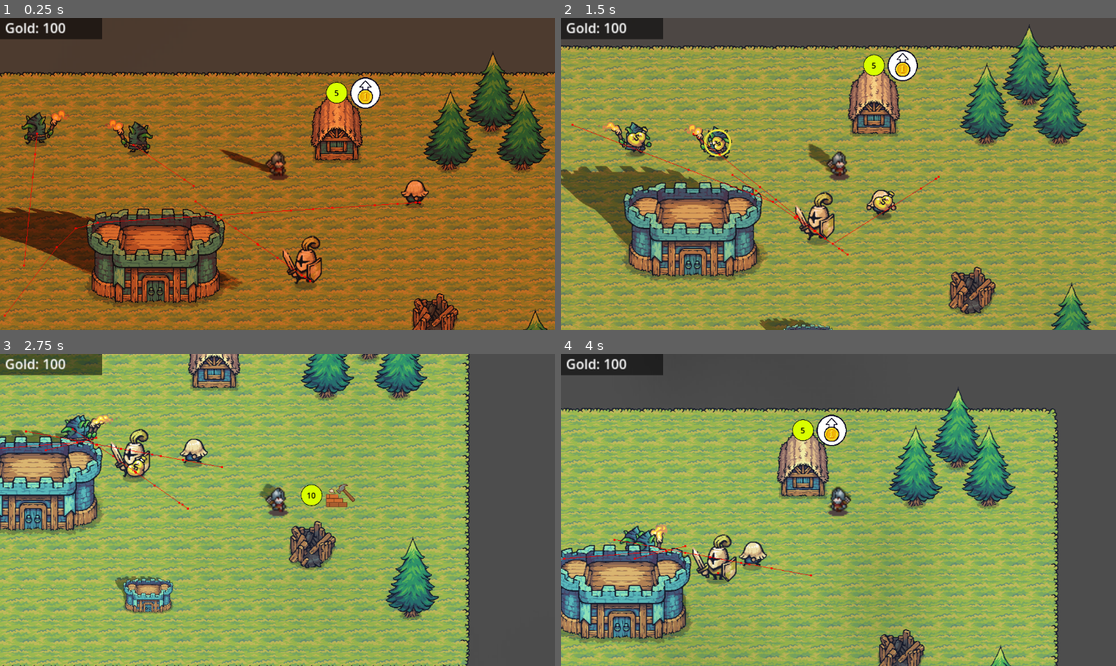
Above: before the commit, frames 1-4 (two rows, left to right).
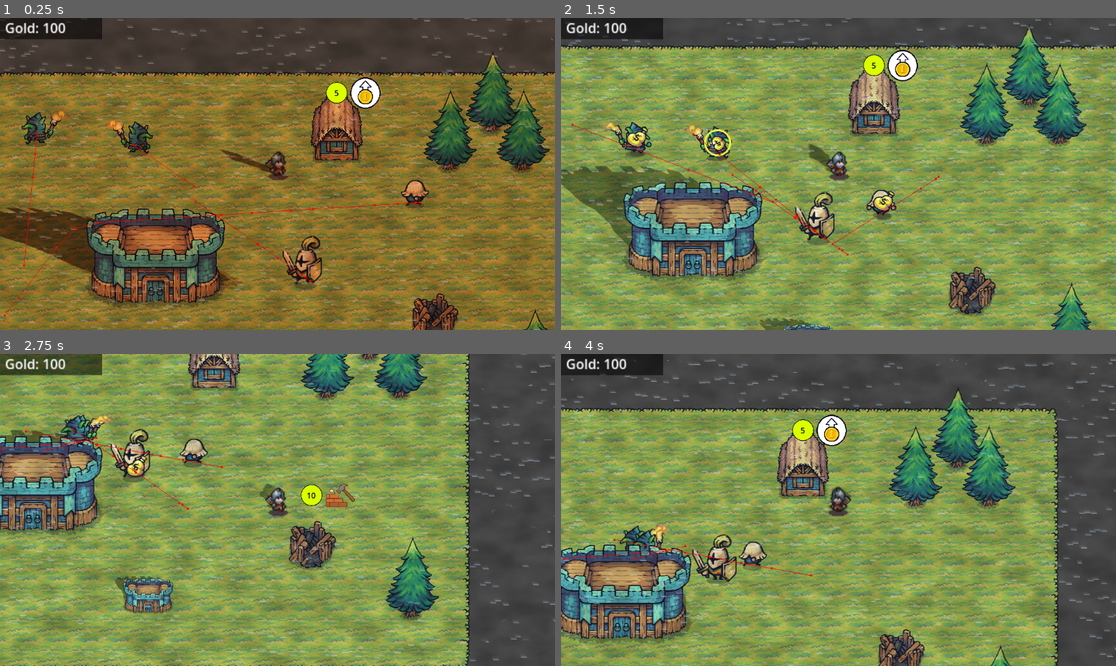
Above: after the commit, the same moments.

Repository: achotai2/battle-game-2D-proto
Game: Godot game, scene res://Scenes/main.tscn
Same seed, same stepped clock (60 frames per second), same inputs: the game is played once before the commit and once after it.
Inputs (mouse positions are in pixels of both pictures, inside the frame that each line leads up to):
- Up to frame 1 (0.25 s): no input
- Up to frame 2 (1.5 s): move the mouse to (960, 158) at 0.52 s; hold Right (move_right) 0.53-1.28 s; tap Ctrl (attack) at 0.6 s; move the mouse to (727, 189) at 1.27 s; hold S (move_down) from 1.28 s (still down); click (727, 189) at 1.35 s
- Up to frame 3 (2.75 s): move the mouse to (333, 441) at 2.02 s; release S (move_down) at 2.03 s; hold Right (move_right) from 2.03 s (still down); tap Space (interact) at 2.1 s
- Up to frame 4 (4 s): move the mouse to (810, 572) at 2.77 s; release Right (move_right) at 2.78 s; hold W (move_up) 2.78-3.53 s; tap Ctrl (attack) at 2.85 s; move the mouse to (1005, 556) at 3.52 s; hold A (move_left) from 3.53 s (still down); click (1005, 556) at 3.6 s

The runs differ from the first frame. In frame 1, 19% of the frame differs, in the area x 0-100%, y 0-100%; in frame 2, 22%; in frame 3, 25%; in frame 4, 21%.

Commit message:
Added rain effect.

Diff:
--- a/Scenes/Buildings/castle.tscn
+++ b/Scenes/Buildings/castle.tscn
@@ -54,6 +54,7 @@
 
 [node name="ShadowSprite" type="Sprite2D" parent="Sprites"]
 material = SubResource("ShaderMaterial_mx46n")
+scale = Vector2(0.9, 1)
 texture = ExtResource("1_ayoda")
 offset = Vector2(0, -80)
 script = ExtResource("4_40flp")
--- a/Scenes/main.tscn
+++ b/Scenes/main.tscn
@@ -14,6 +14,7 @@
 [ext_resource type="PackedScene" uid="uid://d4k6usdi8l0w0" path="res://Scenes/UI/GoldUI.tscn" id="10_hptm8"]
 [ext_resource type="Shader" uid="uid://clbugf03j2rkc" path="res://Scripts/Shaders/cloud.gdshader" id="13_fdnlq"]
 [ext_resource type="Script" uid="uid://bvlh6f3r7x1kb" path="res://Scripts/Resources/point_light_2d.gd" id="14_jkdf5"]
+[ext_resource type="Shader" uid="uid://d1flwqvfy5jwu" path="res://Scripts/Shaders/rain.gdshader" id="14_wsu2k"]
 
 [sub_resource type="TileSetAtlasSource" id="TileSetAtlasSource_6bp64"]
 texture = ExtResource("1_jjgbg")
@@ -198,16 +199,36 @@
 [sub_resource type="ShaderMaterial" id="ShaderMaterial_jkdf5"]
 shader = ExtResource("13_fdnlq")
 shader_parameter/shadow_color = Color(0.69965345, 0.69965345, 0.69965345, 0.44313726)
-shader_parameter/cloud_cutoff = 0.574000027265
-shader_parameter/shadow_softness = 0.0890000042275
+shader_parameter/cloud_cutoff = 0.26400001254
+shader_parameter/shadow_softness = 0.5370000255075
+shader_parameter/speed_scale = 0.4830000229425
+shader_parameter/cloud_direction = Vector2(0.5, -1)
 
 [sub_resource type="FastNoiseLite" id="FastNoiseLite_6iyac"]
-frequency = 0.0018
+frequency = 0.0959
 
 [sub_resource type="NoiseTexture2D" id="NoiseTexture2D_6iyac"]
 noise = SubResource("FastNoiseLite_6iyac")
 seamless = true
 normalize = false
+
+[sub_resource type="FastNoiseLite" id="FastNoiseLite_wsu2k"]
+noise_type = 0
+frequency = 0.02
+
+[sub_resource type="NoiseTexture2D" id="NoiseTexture2D_k12tt"]
+noise = SubResource("FastNoiseLite_wsu2k")
+seamless = true
+
+[sub_resource type="ShaderMaterial" id="ShaderMaterial_k12tt"]
+shader = ExtResource("14_wsu2k")
+shader_parameter/rain_amount = 0.4890000232275
+shader_parameter/rain_speed = 8.7010004132975
+shader_parameter/rain_slant = 0.34600006393500005
+shader_parameter/rain_color = Color(0.8, 0.9, 1, 0.5)
+shader_parameter/noise_texture = SubResource("NoiseTexture2D_k12tt")
+shader_parameter/gust_speed = 0.154000007315
+shader_parameter/chaos_scale = 1.0
 
 [sub_resource type="Gradient" id="Gradient_fdnlq"]
 offsets = PackedFloat32Array(0, 0.64666665)
@@ -314,6 +335,15 @@
 offset_bottom = 1157.0
 texture = SubResource("NoiseTexture2D_6iyac")
 
+[node name="Rain" type="ColorRect" parent="."]
+material = SubResource("ShaderMaterial_k12tt")
+offset_left = -474.0
+offset_top = -352.0
+offset_right = 1973.0
+offset_bottom = 1147.0
+
+[node name="Sunlight" type="CanvasModulate" parent="."]
+
 [node name="PointLight2D" type="PointLight2D" parent="."]
 position = Vector2(317.00003, 425)
 scale = Vector2(7.546876, 7.546876)
@@ -331,5 +361,3 @@
 shadow_enabled = true
 texture = SubResource("GradientTexture2D_jkdf5")
 script = ExtResource("14_jkdf5")
-
-[node name="Sunlight" type="CanvasModulate" parent="."]
--- a/Scripts/DefsScripts/GlobalSun.gd
+++ b/Scripts/DefsScripts/GlobalSun.gd
@@ -12,7 +12,7 @@
 @export_group("Sun Cycle")
 @export_range(0.0, 1.0) var sunrise_time: float = 0.25 # 6:00 AM
 @export_range(0.0, 1.0) var sunset_time: float = 0.75  # 6:00 PM
-@export var transition_duration: float = 0.15 # How long the sunrise/sunset lasts (0.1 = 10% of day)
+@export var transition_duration: float = 0.1 # How long the sunrise/sunset lasts (0.1 = 10% of day)
 
 # ANGLE: -90 = Left, 90 = Right
 @export var sunrise_angle: float = -90.0
--- a/Scripts/Shaders/cloud.gdshader
+++ b/Scripts/Shaders/cloud.gdshader
@@ -1,39 +1,50 @@
 shader_type canvas_item;
-// 'blend_mul' means: White = Transparent, Dark = Shadow.
 render_mode blend_mul;
 
-// Set this to a LIGHT GREY in the Inspector (e.g., #cccccc).
-// The darker the grey, the darker the shadow.
-// Pure White (1.0) = No Shadow.
 uniform vec4 shadow_color: source_color = vec4(0.8, 0.8, 0.8, 1.0);
-
 uniform float cloud_cutoff : hint_range(0.0, 1.0) = 0.5;
 uniform float shadow_softness : hint_range(0.0, 1.0) = 0.1;
+
+// SPEED: How fast time passes
+uniform float speed_scale : hint_range(0.0, 5.0) = 1.0;
+
+// DIRECTION: Vector for wind movement (normalized is best)
+// Default is (1, 0.5) which moves them Right and slightly Down
+uniform vec2 cloud_direction = vec2(1.0, 0.5);
 
 global uniform float location_fade;
 
 void fragment() {
-    // 1. Get Noise (Standard)
-    vec3 fog_color_1 = texture(TEXTURE, vec2(UV.x / 2.0 + TIME / 100.0, UV.y / 4.0 - TIME / 100.0)).rgb;
-    vec3 fog_color_2 = texture(TEXTURE, vec2(UV.x / 2.0 + 0.5 + TIME / 50.0, UV.y / 4.0 + 0.5 - TIME / 160.0)).rgb;
-    vec3 fog_color_3 = texture(TEXTURE, vec2(UV.x / 2.0 + 0.25 + TIME / 25.0 , UV.y / 4.0 - 0.25 + TIME / 160.0)).rgb;
-    float noise_value = mix(fog_color_3, mix(fog_color_1, fog_color_2, 0.5), 0.7).r;
+    // 1. Calculate Movement Offset
+    // We multiply direction by time and speed.
+    vec2 movement = cloud_direction * TIME * speed_scale;
 
-    // 2. Calculate Mask
+    // 2. Apply to Layers with Parallax
+    // We divide movement by different amounts (100, 50, 25) to keep the depth effect.
+
+    // Layer 1 (Slowest, biggest shapes)
+    // We add 'movement / 100.0' to the UVs.
+    vec3 fog_color_1 = texture(TEXTURE, UV / 2.0 + (movement / 100.0)).rgb;
+
+    // Layer 2 (Medium speed, offset by 0.5 to avoid looking identical)
+    vec3 fog_color_2 = texture(TEXTURE, UV / 2.0 + vec2(0.5) + (movement / 50.0)).rgb;
+
+    // Layer 3 (Fastest detail)
+    vec3 fog_color_3 = texture(TEXTURE, UV / 2.0 + vec2(0.25) + (movement / 25.0)).rgb;
+
+    // Mix the noise layers (Same as before)
+    // We use the red channel (.r) as the noise value
+    float noise_1_2 = mix(fog_color_1.r, fog_color_2.r, 0.5);
+    float noise_value = mix(fog_color_3.r, noise_1_2, 0.7);
+
+    // 3. Calculate Mask & Color
     float shadow_mask = smoothstep(cloud_cutoff, cloud_cutoff + shadow_softness, noise_value);
 
-    // 3. Apply Logic (Multiply Mode)
-    // We want the "Shadowy" parts to be our 'shadow_color' (Dark Grey).
-    // We want the "Clear" parts to be White (Invisible in blend_mul).
-
-    // Mix between White (No Shadow) and ShadowColor based on the mask
+    // Multiply Logic: White = Transparent, Grey = Shadow
     vec3 final_color = mix(vec3(1.0), shadow_color.rgb, shadow_mask);
 
-    // 4. Apply Fade
-    // If location_fade is 0 (OFF), we force color to White (Invisible).
-    // If location_fade is 1 (ON), we keep the final_color.
+    // 4. Output
+    // Apply location fade (mix between pure white and shadow color)
     COLOR.rgb = mix(vec3(1.0), final_color, location_fade);
-
-    // Alpha doesn't matter much in blend_mul, but keep it 1.0 to be safe.
     COLOR.a = 1.0;
 }
--- /dev/null
+++ b/Scripts/Shaders/rain.gdshader
@@ -0,0 +1,70 @@
+shader_type canvas_item;
+
+// --- RAIN SETTINGS ---
+uniform float rain_amount : hint_range(0.0, 1.0) = 0.5;
+uniform float rain_speed : hint_range(0.0, 10.0) = 1.0;
+uniform float rain_slant : hint_range(-1.0, 1.0) = 0.2;
+uniform vec4 rain_color : source_color = vec4(0.8, 0.9, 1.0, 0.5);
+
+// --- CHAOS SETTINGS ---
+// Assign a NoiseTexture2D here (FastNoiseLite)
+uniform sampler2D noise_texture : repeat_enable;
+uniform float gust_speed : hint_range(0.0, 2.0) = 0.5; // How fast the "sheets" move
+uniform float chaos_scale : hint_range(0.1, 5.0) = 1.0; // Size of the rain sheets
+
+// --- FUNCTIONS ---
+float rand(float n){
+    return fract(sin(n) * 43758.5453123);
+}
+
+void fragment(){
+    // 1. Time Setup
+    float t = TIME * rain_speed;
+
+    // 2. Sample the Chaos (Noise)
+    // We scroll the noise texture sideways to simulate wind blowing sheets of rain.
+    // We use a different time scale for the gusts so they don't lock to the drop speed.
+    vec2 gust_uv = UV * chaos_scale;
+    gust_uv.x += TIME * gust_speed;
+    gust_uv.y -= TIME * (gust_speed * 0.2); // Slight downward movement for gusts
+
+    // Get the noise value (0.0 to 1.0)
+    float storm_noise = texture(noise_texture, gust_uv).r;
+
+    // Sharpen the noise to make distinct "bands" of rain
+    // Smoothstep makes the darks darker and lights lighter
+    storm_noise = smoothstep(0.3, 0.7, storm_noise);
+
+    // 3. Coordinate Setup (Standard Rain)
+    vec2 uv = UV;
+    uv.x -= uv.y * rain_slant;
+    vec2 grid_uv = uv * vec2(200.0, 40.0);
+    grid_uv.y -= t;
+
+    // 4. Drop Logic
+    float col_id = floor(grid_uv.x);
+    // We offset the Y for randomness
+    grid_uv.y += rand(col_id) * 50.0;
+
+    float drop = fract(grid_uv.y);
+    // Sharpen into a trail
+    float trail = pow(drop, 15.0);
+
+    // 5. Apply Intensity & Chaos
+    // We combine the static 'rain_amount' with our moving 'storm_noise'.
+    // If storm_noise is low (0.0), this area gets NO rain.
+    // If storm_noise is high (1.0), this area gets MAX rain.
+
+    // We use a threshold check.
+    // The "Threshold" is dynamic based on our noise.
+    float dynamic_threshold = 1.0 - (rain_amount * storm_noise);
+
+    // Calculate visibility
+    float show_rain = step(dynamic_threshold, rand(col_id * 12.345));
+
+    // 6. Output
+    vec4 final_color = rain_color;
+    final_color.a *= trail * show_rain;
+
+    COLOR = final_color;
+}
Not shown: 1 places in Scenes/main.tscn that only renumber resources
Not shown, added: Scripts/Shaders/rain.gdshader.uid
